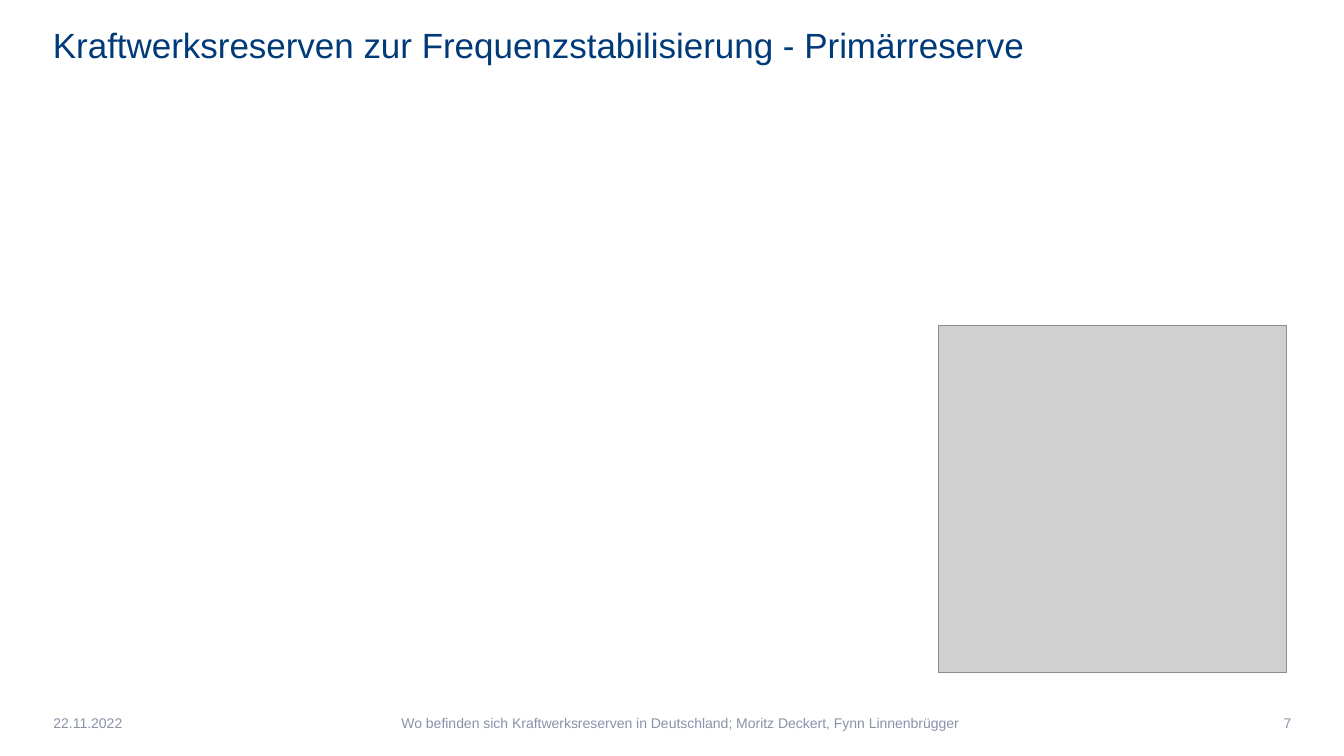
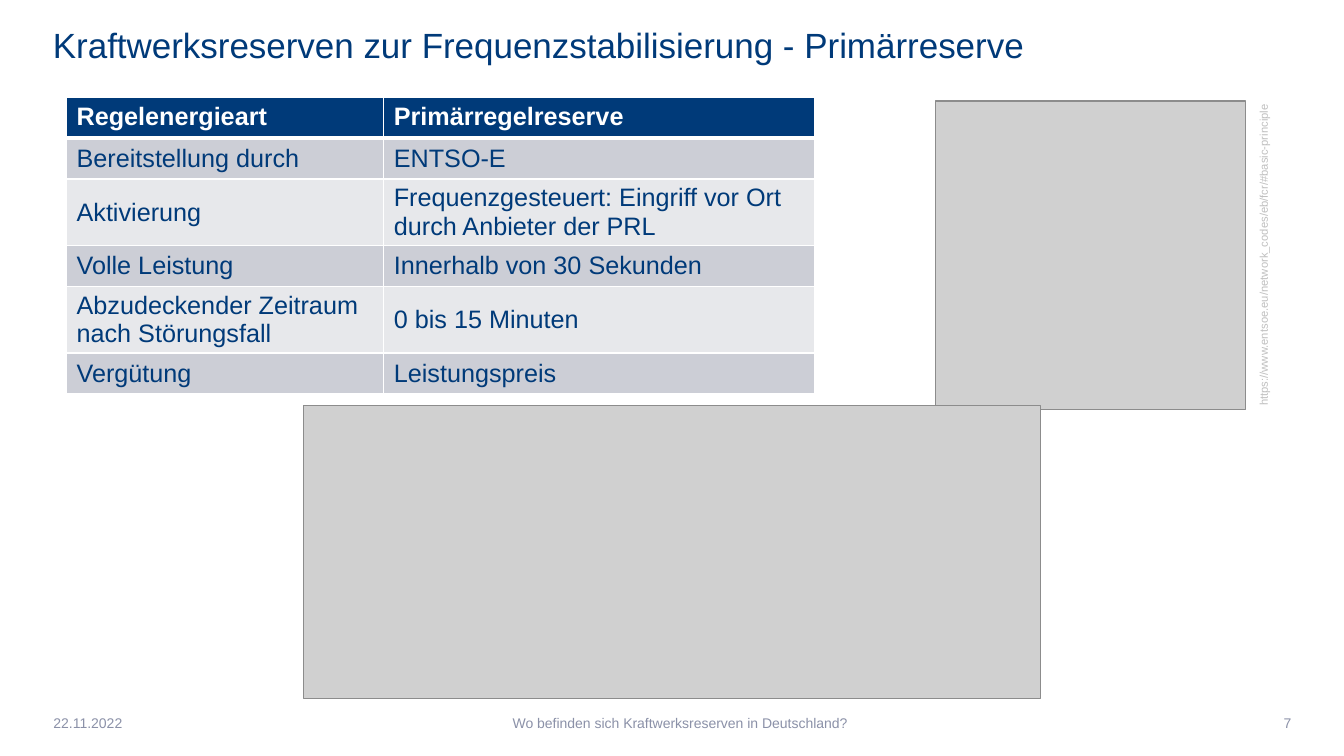
Before and after one commit to Febbyyyy/Regenerative-Energietechnik-Projekt, a slide deck: slide 7 of Präsentation - Wo befinden sich Kraftwerksreserven in Deutschland.pptx. Drawn at 1344x756 pixels with LibreOffice and Linux fonts; fonts in the diff are those of the drawing; grey boxes stand for pictures. Boxes give left, top, right and bottom in pixels: in the first picture for what was removed or moved away, otherwise in the second. Text is boxed around its words. In the diff, an @@ line names an element or a change of style, - is before the commit and + after.

```diff
--- a/Präsentation - Wo befinden sich Kraftwerksreserven in Deutschland.pptx
+++ b/Präsentation - Wo befinden sich Kraftwerksreserven in Deutschland.pptx
@@ table added at box(67, 98, 816, 402), 6 rows, 2 columns @@
+Regelenergieart | Primärregelreserve
+Bereitstellung durch | ENTSO-E
+Aktivierung | Frequenzgesteuert: Eingriff vor Ort / durch Anbieter der PRL
+Volle Leistung | Innerhalb von 30 Sekunden
+Abzudeckender Zeitraum nach Störungsfall | 0 bis 15 Minuten
+Vergütung | Leistungspreis
@@ picture: place and size @@
-picture at box(939, 326, 1287, 673)
+picture at box(936, 101, 1246, 409)
@@ text added at box(1258, 134, 1270, 395), 8 pt, text #BFBFBF @@
+https://www.entsoe.eu/network_codes/eb/fcr/#basic-principle
@@ picture added at box(303, 406, 1040, 699) @@
@@ text at box(513, 718, 847, 728): text changed @@
-Wo befinden sich Kraftwerksreserven in Deutschland; Moritz Deckert, Fynn Linnenbrügger
+Wo befinden sich Kraftwerksreserven in Deutschland?
```
Also in this commit, not shown: 9 other slides changed, 1 slide added, 1 slide removed, 2 other files.
